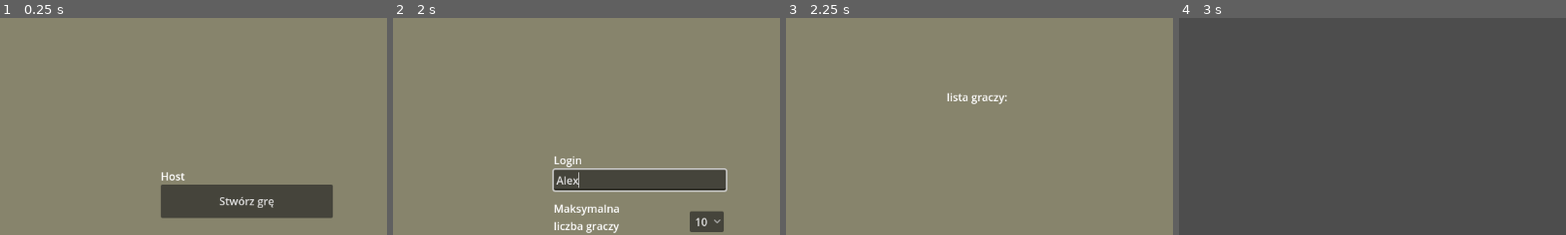
Above: before the commit, frames 1-4 (left to right).
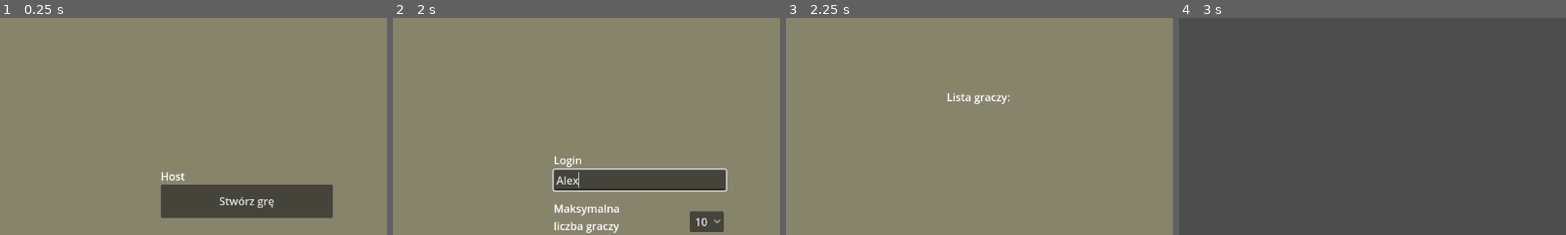
Above: after the commit, the same moments.

Repository: igorzasty2/wzimongus
Game: Godot game, scene res://scenes/ui/play_menu/play_menu.tscn
Same seed, same stepped clock (60 frames per second), same inputs: the game is played once before the commit and once after it.
Inputs (mouse positions are % of the whole screen's width and height, from its top left):
- Up to frame 1 (0.25 s): no input
- Up to frame 2 (2 s): click "Stwórz grę" at 0.5 s; click (50, 37) at 1.27 s; type "Alex" at 1.35 s
- Up to frame 3 (2.25 s): click "Stwórz grę" at 2 s
- Up to frame 4 (3 s): click "Rozpocznij grę" at 2.75 s
The pictures show only the part of the screen within x 18-68%, y 0-50%; the shares and areas given below are measured in that part.

Frames 1-2 are identical in both runs. In frame 3, 0.4% of the frame differs, in the area x 42-58%, y 34-40%; in frame 4, nothing differs.

Commit message:
Make display player list update on player leaving the game

Diff:
--- a/scenes/ui/lobby_menu/lobby_menu.gd
+++ b/scenes/ui/lobby_menu/lobby_menu.gd
@@ -5,8 +5,13 @@
 	if !multiplayer.is_server():
 		$LobbyUI/StartGameButton.hide()
 
+	# Początkowe wyświetlenie listy graczy
 	update_display_player_list(multiplayer.get_unique_id(), MultiplayerManager.player_info)
+
+	# Sprawienie, aby za każdym razem, gdy gracz dołącza lub
+	# opuszcza listę graczy, była ona wyświetlana ponownie
 	MultiplayerManager.player_connected.connect(update_display_player_list)
+	MultiplayerManager.player_disconnected.connect(update_display_player_list)
 
 func _on_start_game_button_button_down():
 	# Tylko host jest w stanie rozpocząć grę
@@ -20,6 +25,10 @@
 func start_game():
 	# Chowamy lobby
 	$LobbyUI.hide()
+
+	# Robie, żeby wyświetlanie listy graczy nie będzie już aktualizowane.
+	MultiplayerManager.player_connected.disconnect(update_display_player_list)
+	MultiplayerManager.player_disconnected.disconnect(update_display_player_list)
 
 	# Ładujemy mapę na serwerze, zostanie ona zsynchronizowana z klientami przez MapSpawner
 	if multiplayer.is_server():
@@ -38,13 +47,20 @@
 	# Wyświetlamy nową mapę
 	map.add_child(scene.instantiate())
 
-#
+# Wyświetla listę graczy na ekranie
 func update_display_player_list(id, player_info):
 	var players = MultiplayerManager.players
-	var players_display = "lista graczy:\n"
+	var players_display = "Lista graczy:\n"
+	var idx = 1
 	for i in players:
+		# Numerowanie graczy
+		players_display += str(idx) + '. '
 
+		# Wyświetlanie nazwisko gracza
 		players_display += (players[i].username)
+
+		# Newline symbol
 		players_display += "\n"
+		idx += 1
 
 	$LobbyUI/PlayerList.text = players_display
